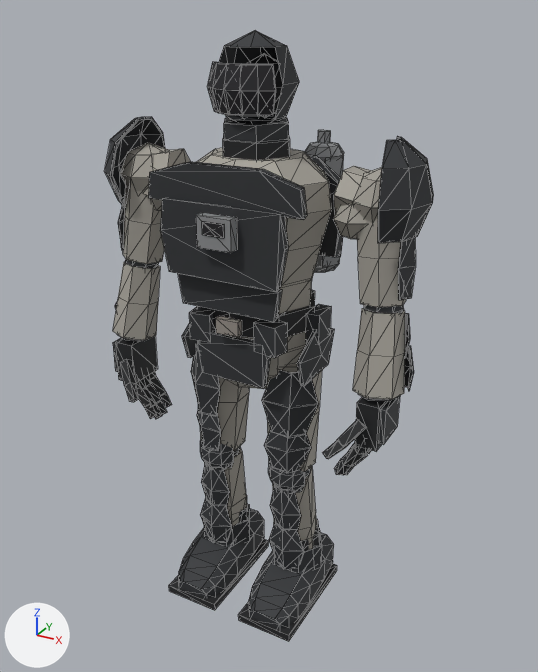
One commit to the glTF model assets/eva-k8/derived/meshopt/eva_k8_d0_lod2.meshopt.glb: the scene before it, then after it.
Rendered twice from a camera (50 mm lens) standing at (1.116, -1.959, 2.003) and looking at (0.01, 0.05, 0.998). Arrows for +X, +Y and +Z are at lower left; the lights stay in place. The first picture is the older version. Mesh edges are drawn as thin lines. Vertices at exactly the same position are counted once.

In view in the first picture: 'EVAK8_SKIN'.
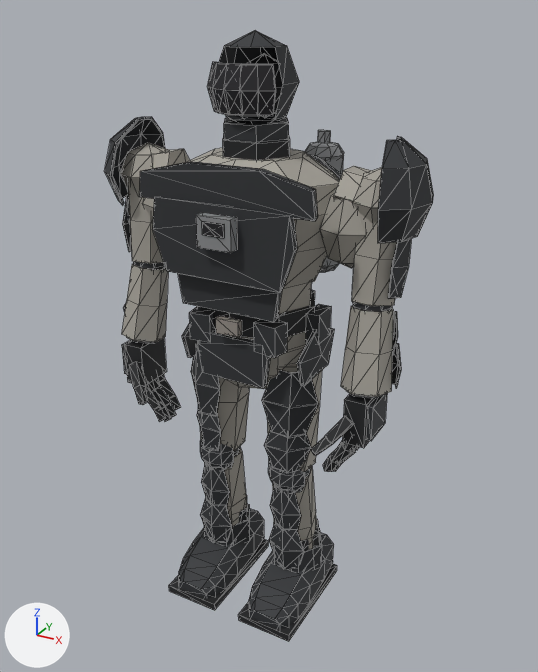
Where the change shows, as pixel boxes (x1, y1, x2, y2) in the pictures (538 x 672 px; the box of a moved part takes in the faces that stretch with it):
part 1 of me_evak8_geometry, moved or reshaped: before (160, 198, 289, 292); after (152, 197, 298, 293)
part 2 of me_evak8_geometry, moved or reshaped: before (334, 204, 366, 240); after (320, 192, 365, 268)
part 3 of me_evak8_geometry, moved or reshaped: before (357, 216, 406, 307); after (352, 213, 397, 306)
part 4 of me_evak8_geometry, moved or reshaped: before (398, 237, 416, 300); after (388, 238, 412, 299)
part 5 of me_evak8_geometry, moved or reshaped (mostly hidden): before (364, 305, 404, 314); after (352, 301, 392, 312)
part 6 of me_evak8_geometry, moved or reshaped: before (353, 308, 405, 399); after (341, 306, 393, 397)
part 7 of me_evak8_geometry, moved or reshaped: before (404, 313, 410, 359); after (392, 311, 398, 356)
part 8 of me_evak8_geometry, moved or reshaped: before (404, 346, 414, 392); after (392, 343, 401, 388)
part 9 of me_evak8_geometry, moved or reshaped: before (358, 394, 399, 401); after (347, 391, 386, 399)
part 10 of me_evak8_geometry, moved or reshaped: before (354, 397, 388, 452); after (342, 394, 374, 448)
part 11 of me_evak8_geometry, moved or reshaped: before (378, 396, 400, 445); after (366, 393, 387, 441)
part 12 of me_evak8_geometry, moved or reshaped: before (355, 440, 368, 454); after (343, 436, 355, 451)
part 13 of me_evak8_geometry, moved or reshaped: before (342, 446, 364, 467); after (330, 443, 352, 463)
part 14 of me_evak8_geometry, moved or reshaped: before (334, 459, 350, 476); after (323, 456, 338, 472)
part 15 of me_evak8_geometry, moved or reshaped (mostly hidden): before (352, 454, 368, 466); after (339, 450, 355, 463)
part 16 of me_evak8_geometry, moved or reshaped: before (344, 466, 354, 475); after (333, 463, 342, 472)
part 17 of me_evak8_geometry, moved or reshaped: before (337, 419, 366, 447); after (324, 416, 353, 444)
part 18 of me_evak8_geometry, moved or reshaped: before (113, 149, 343, 419); after (122, 149, 342, 422)
part 19 of me_evak8_geometry, moved or reshaped: before (323, 441, 345, 459); after (310, 437, 332, 455)

The edits, one by one:
me_evak8_geometry is used by ob_evak8_skin; location (0.0, 0.0, 0.0).
me_evak8_geometry had 1664 vertices, 2900 faces and spanned x -0.55..0.55, y -0.26..0.33, z 0.02..1.95.
me_evak8_geometry now has 1664 vertices, 2900 faces and spans x -0.54..0.54, y -0.26..0.33, z 0.02..1.95.
me_evak8_geometry part 1: the loose piece of 12 vertices spanning x -0.21..0.21, y -0.22..-0.19, z 1.27..1.5 is multiplied about its middle by the matrix ((1.1, 0.0, 0.0), (0.0, 1.1, 0.0), (0.0, 0.0, 1.1)).
me_evak8_geometry part 2: the loose piece of 26 vertices spanning x 0.26..0.41, y -0.09..0.09, z 1.39..1.53 is scaled about its middle by (1.33, 1.14, 1.86), then moved by (-0.02, 0.0, -0.03).
me_evak8_geometry part 3: the loose piece of 18 vertices spanning x 0.33..0.5, y -0.1..0.08, z 1.22..1.51 is turned -48.7 degrees about the z axis through its middle, then moved by (-0.01, 0.0, 0.0).
me_evak8_geometry part 4: the loose piece of 18 vertices spanning x 0.48..0.52, y -0.08..0.04, z 1.25..1.44 is moved by (-0.02, 0.0, 0.0).
me_evak8_geometry part 5: the loose piece of 26 vertices spanning x 0.37..0.5, y -0.09..0.02, z 1.16..1.27 is moved by (-0.03, 0.0, 0.0).
me_evak8_geometry part 6: the loose piece of 18 vertices spanning x 0.38..0.52, y -0.16..0.02, z 0.95..1.21 is moved by (-0.04, 0.0, 0.0).
me_evak8_geometry part 7: the loose piece of 18 vertices spanning x 0.45..0.52, y -0.05..0.03, z 1.06..1.19 is moved by (-0.04, 0.0, 0.0).
me_evak8_geometry part 8: the loose piece of 18 vertices spanning x 0.46..0.55, y -0.06..0.02, z 0.96..1.1 is moved by (-0.04, 0.0, 0.0).
me_evak8_geometry part 9: the loose piece of 12 vertices spanning x 0.4..0.51, y -0.14..-0.02, z 0.94..0.98 is moved by (-0.04, 0.0, 0.0).
me_evak8_geometry part 10: the loose piece of 8 vertices spanning x 0.41..0.48, y -0.15..-0.02, z 0.8..0.95 is moved by (-0.04, 0.0, 0.0).
me_evak8_geometry part 11: the loose piece of 8 vertices spanning x 0.49..0.5, y -0.14..-0.03, z 0.83..0.94 is moved by (-0.04, 0.0, 0.0).
me_evak8_geometry part 12: the loose piece of 8 vertices spanning x 0.41..0.47, y -0.15..-0.11, z 0.77..0.84 is moved by (-0.04, 0.0, 0.0).
me_evak8_geometry part 13: the loose piece of 8 vertices spanning x 0.37..0.44, y -0.15..-0.11, z 0.71..0.79 is moved by (-0.04, 0.0, 0.0).
me_evak8_geometry part 14: the loose piece of 8 vertices spanning x 0.34..0.4, y -0.15..-0.11, z 0.67..0.73 is moved by (-0.04, 0.0, 0.0).
me_evak8_geometry part 15: the loose piece of 8 vertices spanning x 0.37..0.44, y -0.12..-0.08, z 0.69..0.77 is moved by (-0.04, 0.0, 0.0).
me_evak8_geometry part 16: the loose piece of 8 vertices spanning x 0.34..0.4, y -0.12..-0.08, z 0.65..0.71 is moved by (-0.04, 0.0, 0.0).
me_evak8_geometry part 17: the loose piece of 8 vertices spanning x 0.38..0.45, y -0.22..-0.14, z 0.81..0.9 is moved by (-0.04, 0.0, 0.0).
me_evak8_geometry part 18: 322 of 1664 vertices moved; they spanned x -0.55..0.26, y -0.24..0.19, z 0.65..1.56 and now span x -0.51..0.29, y -0.24..0.19, z 0.65..1.56; mean shift (0.03, 0.0, 0.0); largest move (-0.34, 0.0, 1.39) -> (-0.31, 0.0, 1.3).
me_evak8_geometry part 19: 8 of 1664 vertices moved; they spanned x 0.35..0.4, y -0.24..-0.19, z 0.78..0.84 and now span x 0.31..0.36, y -0.24..-0.19, z 0.78..0.84; mean shift (-0.04, 0.0, 0.0); largest move (0.4, -0.19, 0.81) -> (0.36, -0.19, 0.81).
Other edits to the shape of me_evak8_geometry do not show in these pictures.
